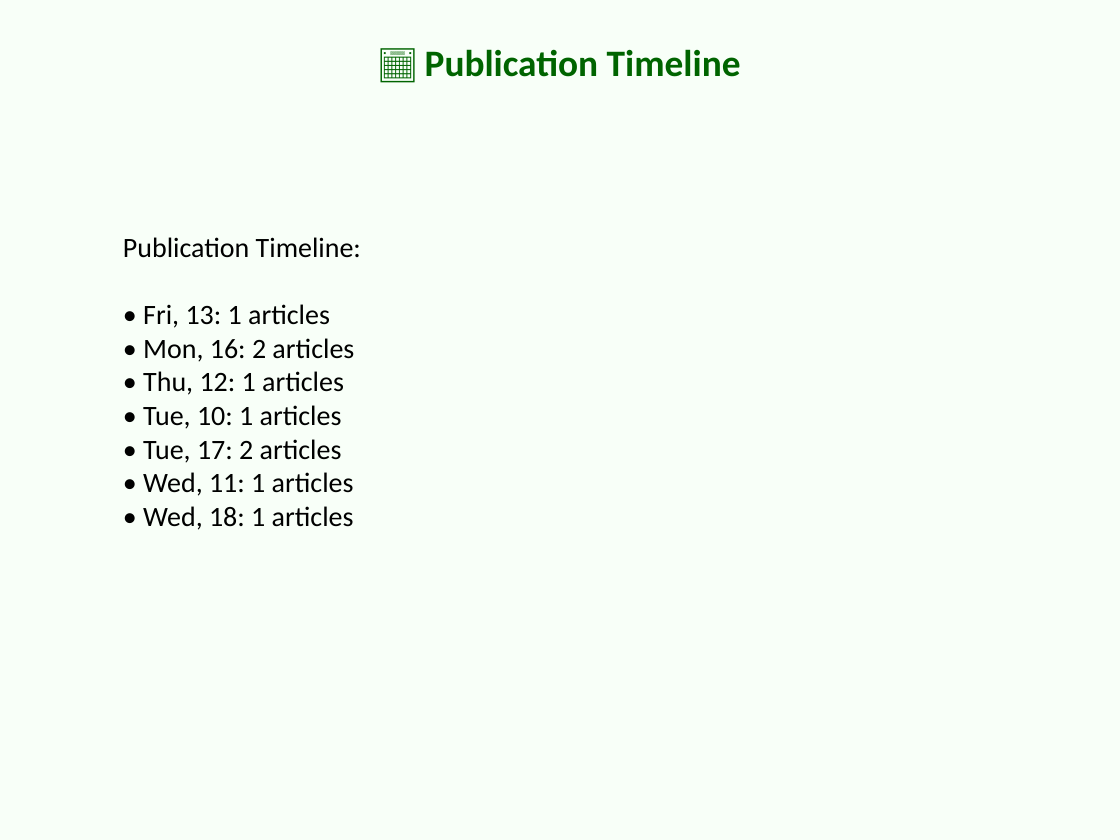
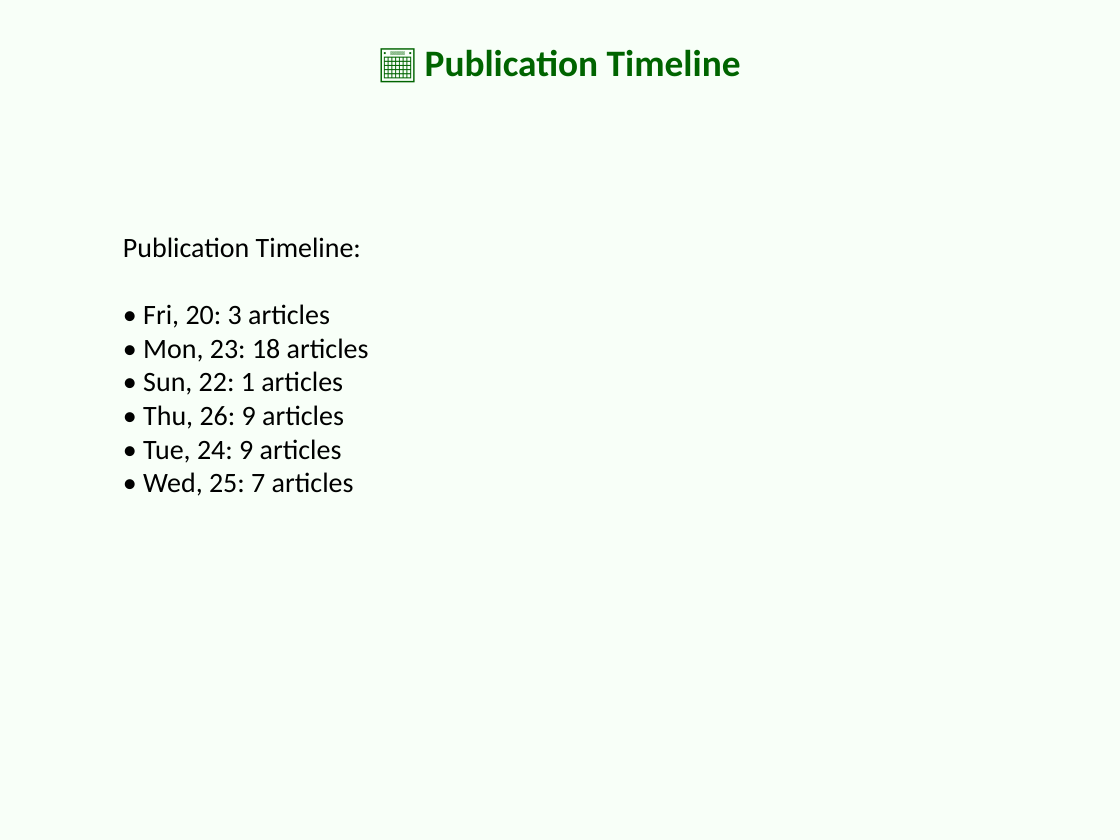
Before and after one commit to GriffinJolly/newsletter-generator, a slide deck: slide 4 of outputs/full_pipeline/Novo_Nordisk/ppt/Novo_Nordisk_consolidated_report.pptx. Drawn at 1120x840 pixels with LibreOffice and Linux fonts; fonts in the diff are those of the drawing. Boxes give left, top, right and bottom in pixels: in the first picture for what was removed or moved away, otherwise in the second. Text is boxed around its words. In the diff, an @@ line names an element or a change of style, - is before the commit and + after.

```diff
--- a/outputs/full_pipeline/Novo_Nordisk/ppt/Novo_Nordisk_consolidated_report.pptx
+++ b/outputs/full_pipeline/Novo_Nordisk/ppt/Novo_Nordisk_consolidated_report.pptx
@@ text at [143,304,369,496]: text changed @@
-• Fri, 13: 1 articles
-• Mon, 16: 2 articles
-• Thu, 12: 1 articles
-• Tue, 10: 1 articles
-• Tue, 17: 2 articles
-• Wed, 11: 1 articles
-• Wed, 18: 1 articles
+• Fri, 20: 3 articles
+• Mon, 23: 18 articles
+• Sun, 22: 1 articles
+• Thu, 26: 9 articles
+• Tue, 24: 9 articles
+• Wed, 25: 7 articles
```
Also in this commit, not shown: 13 other slides changed, 38 slides added, 8 other files.
